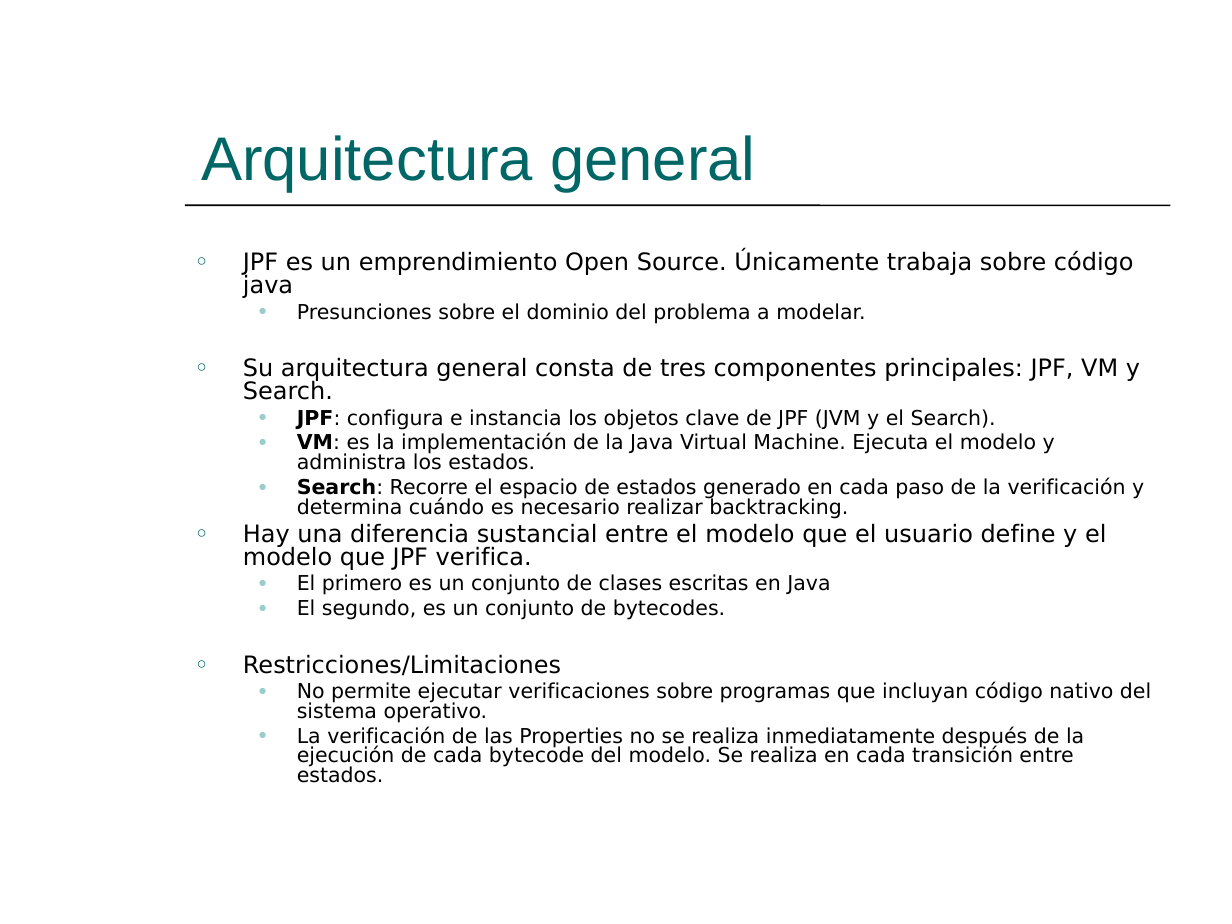
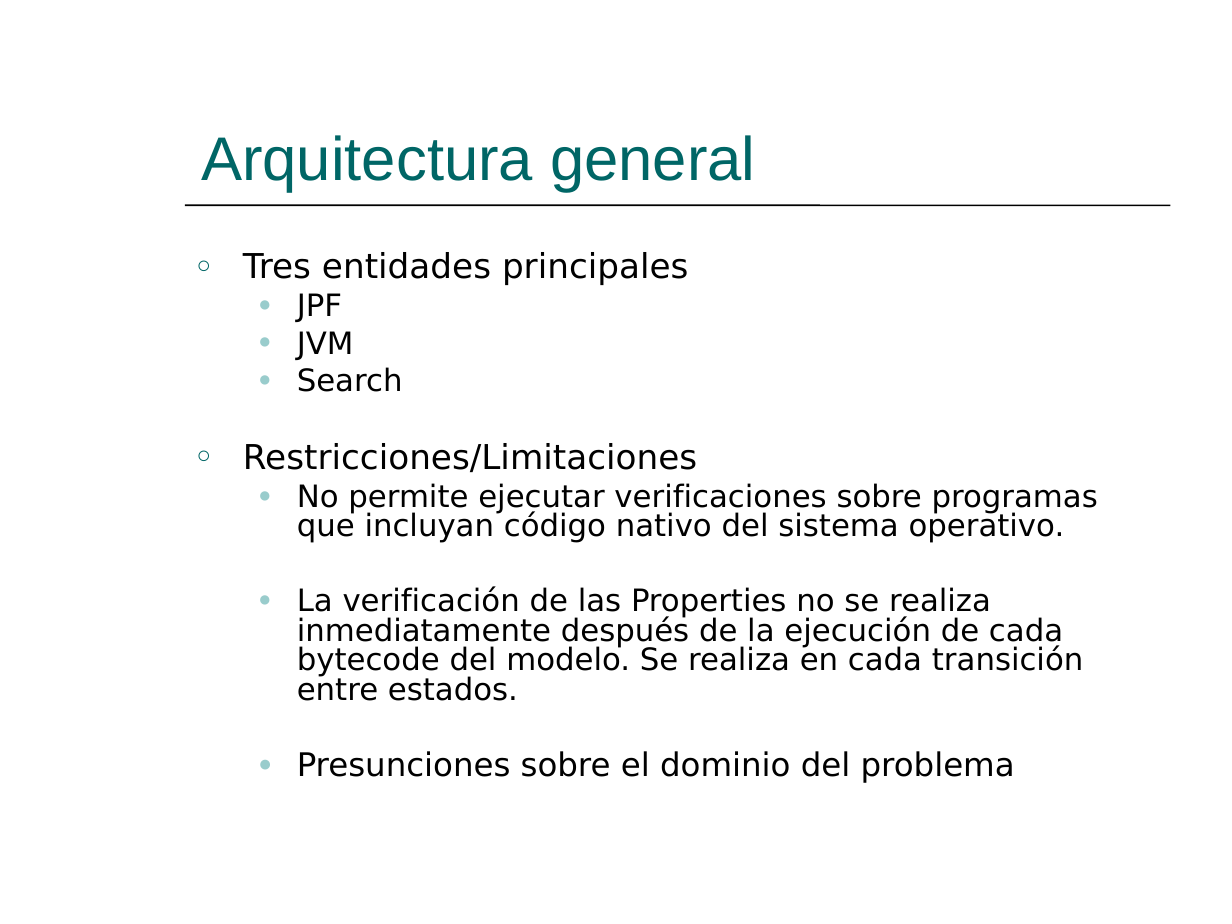
Before and after one commit to hugomelendez/tesis-jpf-2006, a slide deck: slide 18 of tesis-doc/Presentación.ppt (slide 17 before the commit). Drawn at 1232x924 pixels with LibreOffice and Linux fonts; fonts in the diff are those of the drawing. Boxes give left, top, right and bottom in pixels: in the first picture for what was removed or moved away, otherwise in the second. Text is boxed around its words. In the diff, an @@ line names an element or a change of style, - is before the commit and + after.

```diff
--- a/tesis-doc/Presentación.ppt
+++ b/tesis-doc/Presentación.ppt
@@ text at [243,252,688,392]: text changed; size 12 to 20 pt @@
-○ JPF es un emprendimiento Open Source. Únicamente trabaja sobre código java
-  ● Presunciones sobre el dominio del problema a modelar.
-○ Su arquitectura general consta de tres componentes principales: JPF, VM y Search.
-  ● JPF: configura e instancia los objetos clave de JPF (JVM y el Search).
-  ● VM: es la implementación de la Java Virtual Machine. Ejecuta el modelo y administra los estados.
-  ● Search: Recorre el espacio de estados generado en cada paso de la verificación y determina cuándo es necesario realizar backtracking.
-○ Hay una diferencia sustancial entre el modelo que el usuario define y el modelo que JPF verifica.
-  ● El primero es un conjunto de clases escritas en Java
-  ● El segundo, es un conjunto de bytecodes.
+○ Tres entidades principales
+  ● JPF
+  ● JVM
+  ● Search
@@ text at [243,443,1098,701]: size 14 to 20 pt in "Restricciones/Limitaciones"; size 12 to 18 pt in "No permite ejecutar verificaciones sobre programas que ...", "La verificación de las Properties no se ..."; more space between paragraphs @@
@@ text at [297,751,1015,783]: paragraph added @@
+  ● Presunciones sobre el dominio del problema
```
Also in this commit, not shown: 27 other slides changed, 2 slides added, 1 slide removed.
